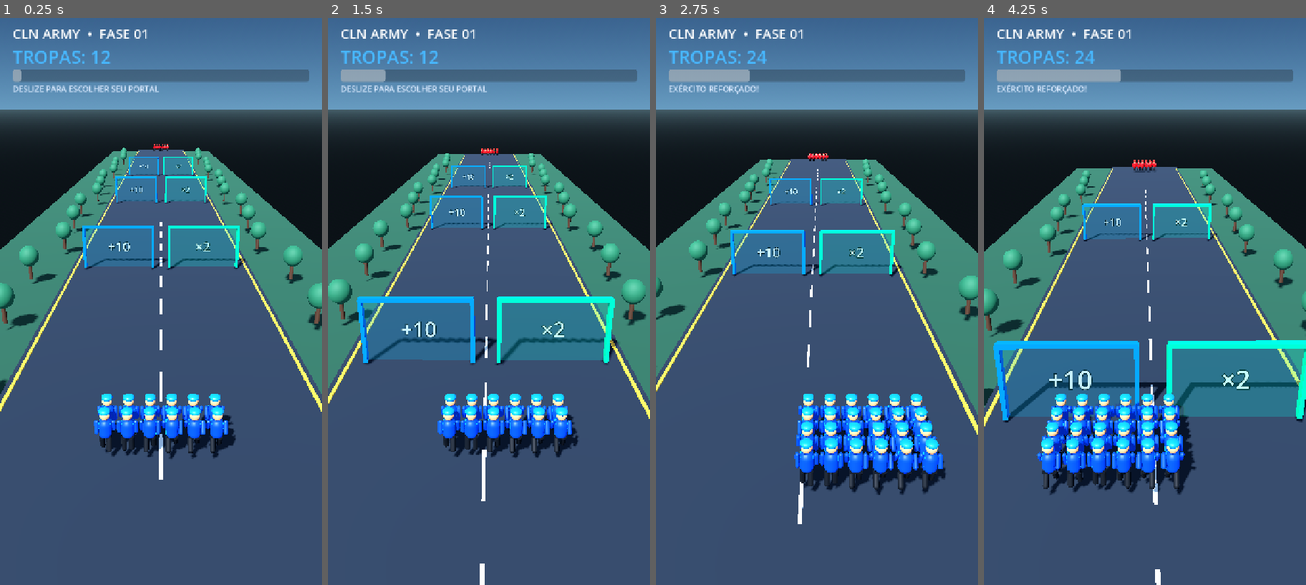
Above: before the commit, frames 1-4 (left to right).
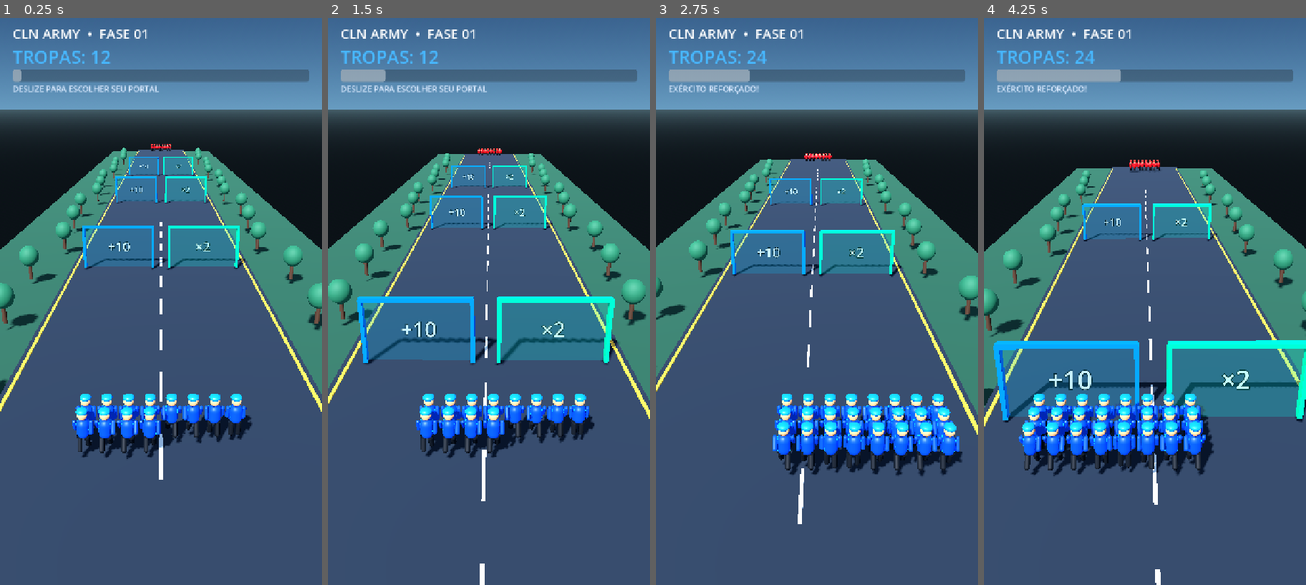
Above: after the commit, the same moments.

Repository: carlosgarena287-prog/CLN-ARMY-EVOLUTION
Game: Godot game, scene res://main.tscn
Same seed, same stepped clock (60 frames per second), same inputs: the game is played once before the commit and once after it.
Inputs (mouse positions are in pixels of both pictures, inside the frame that each line leads up to):
- Up to frame 1 (0.25 s): no input
- Up to frame 2 (1.5 s): move the mouse to (559, 267) at 0.52 s; click (559, 267) at 0.67 s; drag from (424, 329) to (472, 414) at 1.27 s
- Up to frame 3 (2.75 s): move the mouse to (849, 171) at 2.02 s; click (849, 171) at 2.17 s
- Up to frame 4 (4.25 s): drag from (1128, 414) to (1048, 210) at 2.77 s; move the mouse to (1241, 386) at 3.52 s; click (1241, 386) at 3.67 s

The runs differ from the first frame. In frame 1, 2.6% of the frame differs, in the area x 22-79%, y 22-78%; in frame 2, 2.6%; in frame 3, 5.0%; in frame 4, 5.3%, in the area x 10-72%, y 25-85%.

Commit message:
Update main.gd

Diff:
--- a/scripts/main.gd
+++ b/scripts/main.gd
@@ -2,7 +2,7 @@
 extends Node3D
 
 const START_ARMY: int = 12
-const MAX_VISIBLE: int = 28
+const MAX_VISIBLE: int = 64
 const TRACK_LENGTH: float = 112.0
 const GATE_ZS: Array[float] = [-22.0, -48.0, -74.0]
 const ENEMY_Z: float = -126.0
@@ -471,11 +471,11 @@
 		skin
 	)
 
-	var row: int = index / 6
-	var col: int = index % 6
+	var row: int = index / 8
+	var col: int = index % 8
 
 	unit.position = Vector3(
-		(float(col) - 2.5) * 0.72,
+		(float(col) - 3.5) * 0.72,
 		0.0,
 		float(row) * 0.78
 	)
@@ -534,15 +534,15 @@
 	var shown: int = mini(amount, MAX_VISIBLE)
 
 	for i in range(squad.size()):
-		var row: int = i / 6
-		var col: int = i % 6
+		var row: int = i / 8
+		var col: int = i % 8
 
 		var node: Node3D = squad[i]["node"]
 
 		node.visible = i < shown
 
 		node.position = Vector3(
-			(float(col) - 2.5) * 0.72,
+			(float(col) - 3.5) * 0.72,
 			0.0,
 			float(row) * 0.78
 		)
